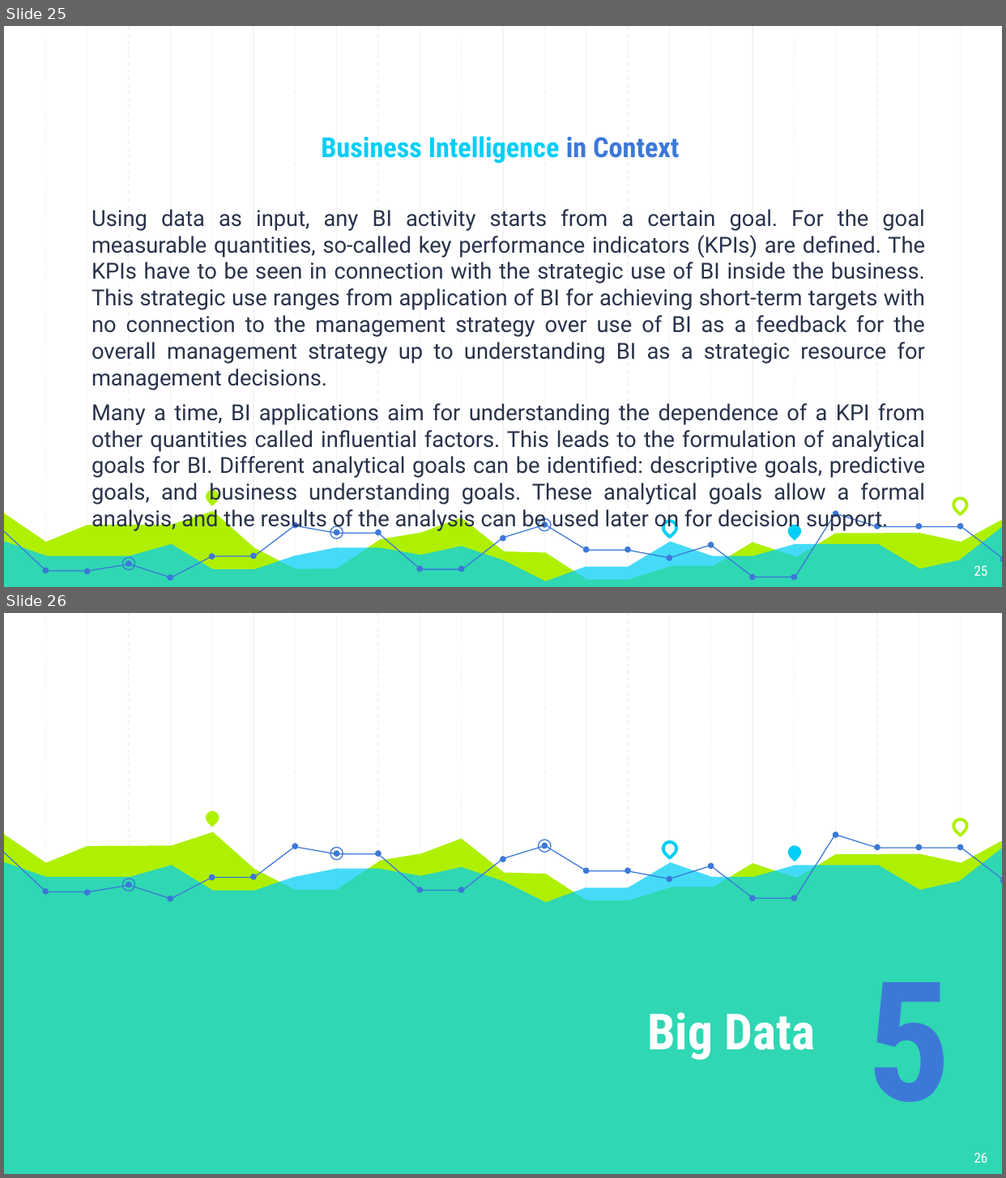
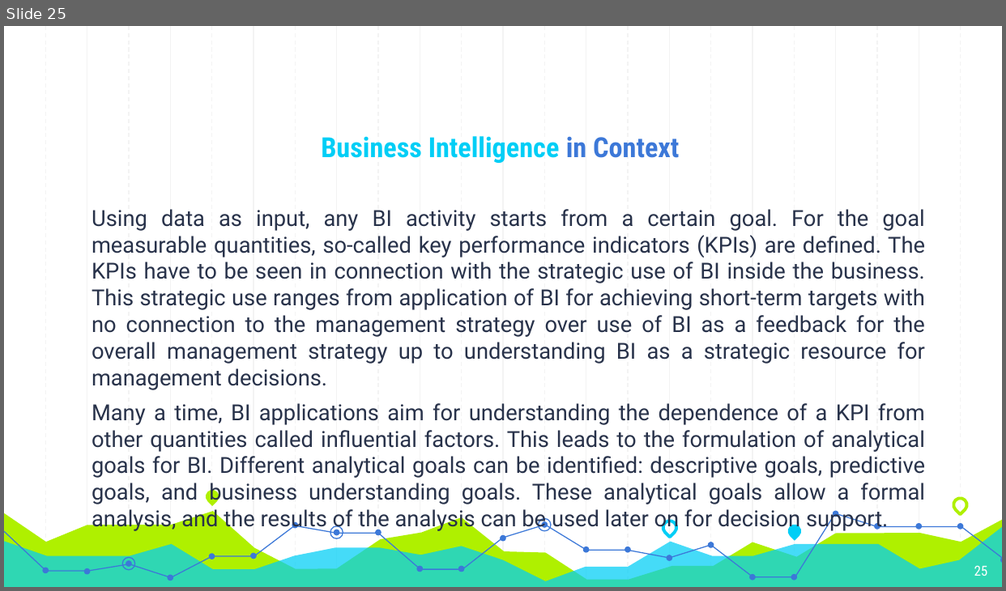
Before and after one commit to dherrerambo/learning_bi, a slide deck: BI.ppsx. Shown one above the other, each under a label of ours: slides 25 and 26 before the commit, slide 25 after it. The pictures are 1006x1178 and 1006x591 pixels, drawn with LibreOffice and Linux fonts; fonts in the diff are those of the drawing. Boxes give left, top, right and bottom in pixels: in the first picture for what was removed or moved away, otherwise in the second. Text is boxed around its words. In the diff, an @@ line names an element or a change of style, - is before the commit and + after.

```diff
--- a/BI.ppsx
+++ b/BI.ppsx
@@ slide 26 removed at <box>4,613,1002,1174</box>, background #FFFFFF; not listed: 23 template elements that a slide beside it also shows @@
@@ teardrop removed at <box>203,808,221,826</box> @@
@@ teardrop removed at <box>950,817,969,835</box> @@
@@ freeform shape removed at <box>4,833,1002,1174</box> @@
@@ freeform shape removed at <box>4,846,1002,1174</box> @@
@@ freeform shape removed at <box>4,846,462,898</box> @@
@@ ellipse removed at <box>330,848,343,861</box> @@
@@ freeform shape removed at <box>462,833,835,898</box> @@
@@ ellipse removed at <box>538,840,551,853</box> @@
@@ teardrop removed at <box>660,839,678,857</box> @@
@@ teardrop removed at <box>785,843,803,861</box> @@
@@ freeform shape removed at <box>836,835,1002,879</box> @@
@@ ellipse removed at <box>123,879,136,892</box> @@
@@ group removed at <box>43,832,1002,901</box>: 24 ellipses @@
@@ text removed at <box>867,982,952,1102</box> @@
-5
@@ title removed at <box>647,1012,815,1060</box> @@
-Big Data
@@ page number removed at <box>974,1152,988,1163</box> @@
-26
```
Also in this commit, not shown: 4 slides changed, 1 slide added, 3 other files.
